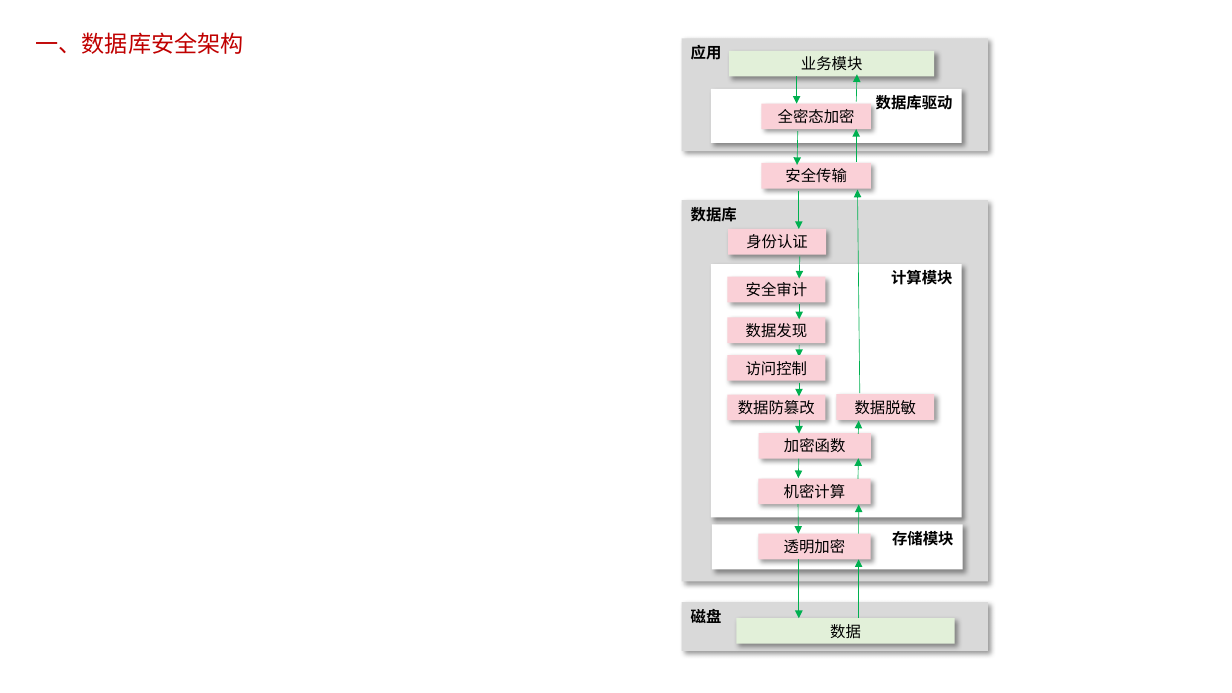
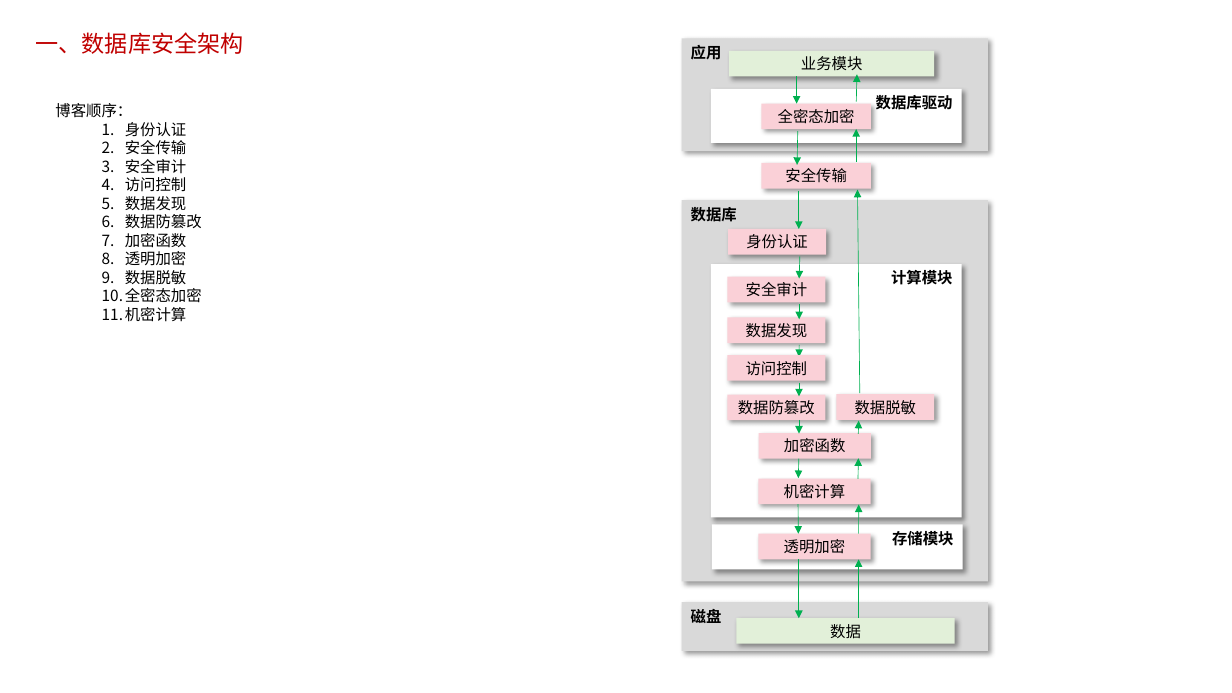
Before and after one commit to poorkk/lorand, a slide deck: slide 29 of source/doc/数据库安全.pptx. Drawn at 1232x693 pixels with LibreOffice and Linux fonts; fonts in the diff are those of the drawing. Boxes give left, top, right and bottom in pixels: in the first picture for what was removed or moved away, otherwise in the second. Text is boxed around its words. In the diff, an @@ line names an element or a change of style, - is before the commit and + after.

```diff
--- a/source/doc/数据库安全.pptx
+++ b/source/doc/数据库安全.pptx
@@ text added at [55, 103, 202, 322], 12 pt, text #000000 @@
+博客顺序：
+  1. 身份认证
+  2. 安全传输
+  3. 安全审计
+  4. 访问控制
+  5. 数据发现
+  6. 数据防篡改
+  7. 加密函数
+  8. 透明加密
+  9. 数据脱敏
+  10. 全密态加密
+  11. 机密计算
```
Also in this commit, not shown: 2 other slides changed, 1 slide added, 8 other files.
